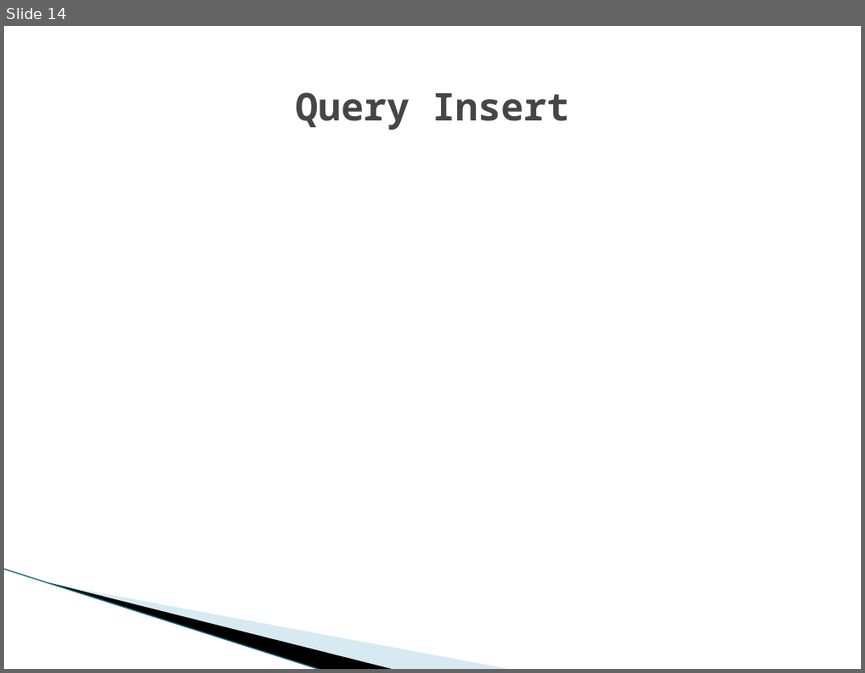
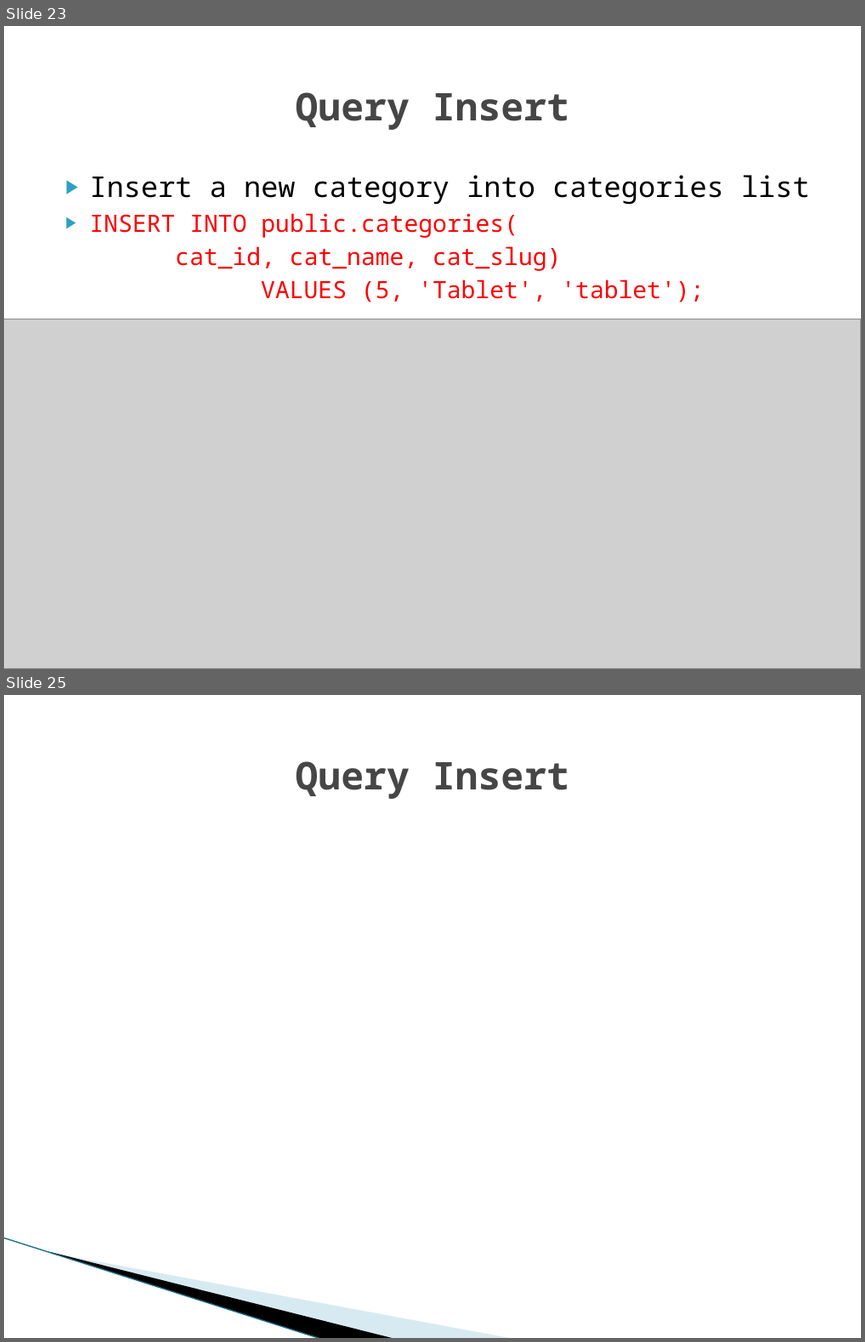
Before and after one commit to iamvucms/SICT, a slide deck: SQL/Project1_database_design_and_query.pptx. Shown one above the other, each under a label of ours: slide 14 before the commit, slides 23 and 25 after it; the slides between them are not shown. The pictures are 865x673 and 865x1342 pixels, drawn with LibreOffice and Linux fonts; fonts in the diff are those of the drawing; grey boxes stand for pictures; background and template pictures are left out. Boxes give left, top, right and bottom in pixels: in the first picture for what was removed or moved away, otherwise in the second. Text is boxed around its words. In the diff, an @@ line names an element or a change of style, - is before the commit and + after.

```diff
--- a/SQL/Project1_database_design_and_query.pptx
+++ b/SQL/Project1_database_design_and_query.pptx
@@ slide 23 added at <box>4,26,861,669</box>, background #FFFFFF; not listed: 2 template elements that a slide beside it also shows @@
@@ title added at <box>296,92,569,130</box>, 32 pt, text #464646, bold @@
+Query Insert
@@ text added at <box>90,175,810,302</box>, 20 pt, text #FF0000 @@
+▶ Insert a new category into categories list
+▶ INSERT INTO public.categories(
+cat_id, cat_name, cat_slug)
+VALUES (5, 'Tablet', 'tablet');
@@ picture added at <box>4,319,861,669</box> @@
@@ what was slide 14 is now slide 25 @@
```
Also in this commit, not shown: 6 slides changed, 18 other slides added.
